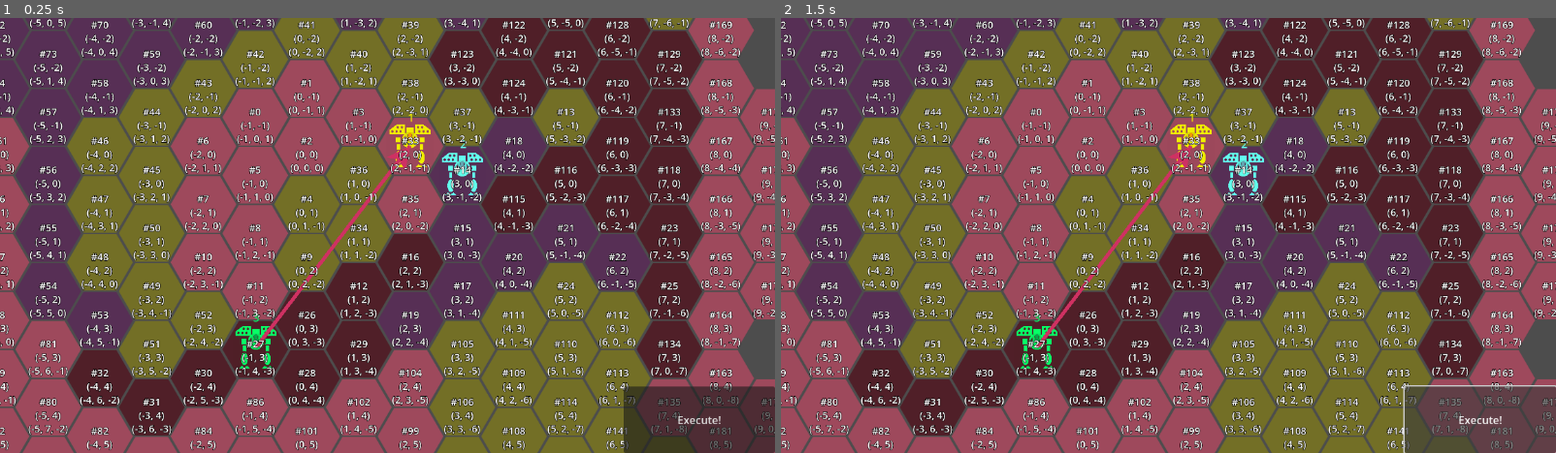
Above: before the commit, frames 1-2 (left to right).
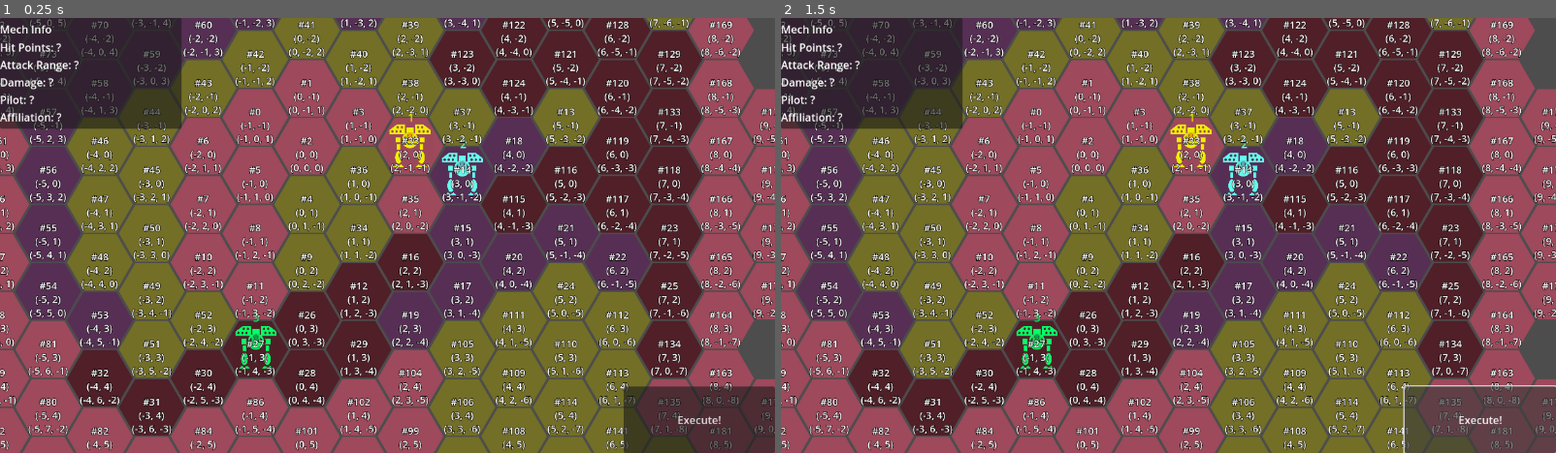
Above: after the commit, the same moments.

Repository: ArokhSlade/confetticore
Game: Godot game, scene res://experimental/gerald/input_architecture_test/test_game.tscn
Same seed, same stepped clock (60 frames per second), same inputs: the game is played once before the commit and once after it. This scene is started directly instead of the project's main scene.
Inputs:
- Up to frame 1 (0.25 s): no input
- Up to frame 2 (1.5 s): click "Execute!" at 0.5 s; click "Execute!" at 1.25 s

The runs differ from the first frame. In frame 1, 6.0% of the frame differs, in the area x 0-54%, y 0-76%; in frame 2, 6.0%.
Error after the commit: Attempt to call function 'collect_data' in base 'null instance' on a null instance. (res://ui/ui.gd:21)

Commit message:
(228) new scheme for moving data from game to ui/hud by adding "DataCollector" aggregate to Game
data collector extracts functionality from Game, to keep Game's concern focused on high level coordination.
GameData, get_data(), helper methods like get_all_orders() were moved into collector.
helper variables, i.e. cached references to objects deeper in the tree were also removed from Game
this applies recursively to helper methods and variables that had been added to lower level node scripts for the same purpose:
facilitating access to data that was only required (in a specific format) by hud, such as Level.get_all_mechs()

Diff:
--- /dev/null
+++ b/game/data_collector.gd
@@ -0,0 +1,26 @@
+extends Node
+
+
+@export var game : Game
+
+class GameData:
+	var ticks_per_turn = 0
+	var tick_count = 0
+	var orders = []
+	var selected_mech = null
+
+func collect_data():
+	var game_data = GameData.new()
+	game_data.tick_count = game.tick_count
+	game_data.ticks_per_turn = game.level.ticks_per_turn
+	game_data.orders = get_all_orders()
+	game_data.selected_mech = game.level.commanders.player_commander.player_input.selected_mech
+	return game_data
+
+
+func get_all_orders():
+	var mechs = game.level.commanders.get_mechs()
+	var orders = []
+	for mech : Mech in mechs:
+		orders.append(mech.order)
+	return orders
--- a/game/game.gd
+++ b/game/game.gd
@@ -1,62 +1,44 @@
 extends Node
 class_name Game
 
-@export var level : Level
 @export var tick_duration : float = .5
-@export var ui : UI
-@export var tick_timer : Timer
 
+@onready var ui = $UI
+@onready var level = $Level
+@onready var tick_timer = $TickTimer
+@onready var data_collector = $DataCollector
 
 var tick_count = 0
-var player_input : PlayerInput
-
-class GameData:
-	var ticks_per_turn = 0
-	var tick_count = 0
-	var orders = []
-	var selected_mech = null
-
 
 func _ready():
 	level.setup()
-	player_input = level.get_player_commander().player_input
-	var hex_map = level.get_hex_map()
+	var hex_map = level.hex_map
 
-	var player_commander = level.get_player_commander()
-	ui.setup(hex_map, player_commander)
+	ui.setup(hex_map, data_collector)
 	ui.switch_to_planning_mode()
-
 
 	DEBUG_initiate_planning_mode_for_the_first_time()
 
+
 func _process(_delta):
-	var game_data = GameData.new()
-	game_data.tick_count = tick_count
-	game_data.ticks_per_turn = level.ticks_per_turn
-	game_data.orders = _get_orders()
-	game_data.selected_mech = player_input.selected_mech
+	ui.update()
 
-	ui.update(game_data)
-
-func _get_orders():
-	var mechs = level.get_all_mechs()
-	var orders = []
-	for mech : Mech in mechs:
-		orders.append(mech.order)
-	return orders
 
 func DEBUG_initiate_planning_mode_for_the_first_time():
 	level.let_ai_give_orders()
+
 
 func start_execution_phase():
 	level.start_execution()
 	tick_timer.start(tick_duration)
 	ui.switch_to_execute_mode()
 
+
 func execute_tick():
 	level.execute_tick()
 	tick_count += 1
 	# ui.update_tick_count_display(tick_count, level.ticks_per_turn)
+
 
 func start_planning_phase():
 	level.stop_execution()
@@ -65,8 +47,10 @@
 	level.let_ai_give_orders()
 	ui.switch_to_planning_mode()
 
+
 func _on_ui_execute_phase_requested():
 	start_execution_phase()
+
 
 func _on_tick_timer_timeout():
 	assert(tick_count < level.ticks_per_turn)
--- a/game/game.tscn
+++ b/game/game.tscn
@@ -1,14 +1,12 @@
-[gd_scene load_steps=4 format=3 uid="uid://cbewjrret8wkg"]
+[gd_scene load_steps=5 format=3 uid="uid://cbewjrret8wkg"]
 
 [ext_resource type="Script" uid="uid://bkyplmgv0gi68" path="res://game/game.gd" id="1_fc0e3"]
 [ext_resource type="PackedScene" uid="uid://dqnfsgb18u6f6" path="res://level/level.tscn" id="2_h7iqs"]
+[ext_resource type="Script" uid="uid://bc5087ornvkxc" path="res://game/data_collector.gd" id="4_4fuuu"]
 [ext_resource type="PackedScene" uid="uid://bgauqy5f3cvfo" path="res://ui/ui.tscn" id="6_mfdv2"]
 
-[node name="Game" type="Node" node_paths=PackedStringArray("level", "ui", "tick_timer")]
+[node name="Game" type="Node"]
 script = ExtResource("1_fc0e3")
-level = NodePath("Level")
-ui = NodePath("UI")
-tick_timer = NodePath("TickTimer")
 
 [node name="Level" parent="." instance=ExtResource("2_h7iqs")]
 
@@ -16,5 +14,9 @@
 
 [node name="TickTimer" type="Timer" parent="."]
 
+[node name="DataCollector" type="Node" parent="." node_paths=PackedStringArray("game")]
+script = ExtResource("4_4fuuu")
+game = NodePath("..")
+
 [connection signal="execute_phase_requested" from="UI" to="." method="_on_ui_execute_phase_requested"]
 [connection signal="timeout" from="TickTimer" to="." method="_on_tick_timer_timeout"]
--- a/level/level.gd
+++ b/level/level.gd
@@ -1,7 +1,5 @@
 extends Node
 class_name Level
-
-const Hex = HexMap.Hex
 
 # TODO(Gerald 2025 08 22): do we really need this?
 enum GameState
@@ -9,18 +7,14 @@
 	PLAN,
 	EXECUTE
 }
-@onready var commanders = $Commanders
-
-@export var state = GameState.PLAN
-@export var hex_map : HexMap
 @export var tick_timer : Timer
 @export var ticks_per_turn : int = 5
+@export var state = GameState.PLAN
 
-func get_player_commander():
-	return commanders.player_commander
+@onready var commanders = $Commanders
+@onready var hex_map = $HexMap
 
-func get_hex_map():
-	return hex_map
+const Hex = HexMap.Hex
 
 func setup():
 	commanders.setup(hex_map)
@@ -49,7 +43,3 @@
 
 func let_ai_give_orders():
 	commanders.let_ai_give_orders()
-
-func get_all_mechs():
-	var result = commanders.get_mechs()
-	return result
--- a/level/level.tscn
+++ b/level/level.tscn
@@ -41,9 +41,8 @@
 custom_data_layer_0/type = 3
 sources/2 = SubResource("TileSetAtlasSource_8yx6j")
 
-[node name="Level" type="Node2D" node_paths=PackedStringArray("hex_map")]
+[node name="Level" type="Node2D"]
 script = ExtResource("1_0v1st")
-hex_map = NodePath("HexMap")
 
 [node name="HexMap" type="TileMapLayer" parent="."]
 tile_map_data = PackedByteArray("AAD/////AgAAAAAAAAAAAP//AgAAAAAAAAAAAAAAAgAAAAAAAAABAP//AgAAAAAAAAAAAAEAAgAAAAAAAgD//w …(3792 unchanged characters)…
--- a/ui/hud/hud.gd
+++ b/ui/hud/hud.gd
@@ -1,7 +1,5 @@
 extends Node
 class_name HUD
-
-const GameData = Game.GameData
 
 signal execute_button_pressed
 
--- a/ui/hud/mode/hud_mode.gd
+++ b/ui/hud/mode/hud_mode.gd
@@ -1,8 +1,5 @@
 extends Node
 class_name HUDMode
-
-const GameData = Game.GameData
-const UIData = UI.UIData
 
 @export var hud : HUD
 
--- a/ui/ui.gd
+++ b/ui/ui.gd
@@ -1,7 +1,5 @@
 extends Node
 class_name UI
-
-const GameData = Game.GameData
 
 signal execute_phase_requested
 signal order_created(order)
@@ -9,16 +7,18 @@
 @export var player_commander : Commander
 
 @onready var hud = $HUD
-@onready var player_input = $PlayerInput
 
-class UIData:
-	var selected_mech : Mech = null
+var data_collector : DataCollector
 
-func setup(hex_map, player_commander):
-	#player_input.setup(hex_map, player_commander)
+const DataCollector = preload("res://game/data_collector.gd")
+
+
+func setup(hex_map, data_collector):
+	self.data_collector = data_collector
 	hud.setup(hex_map)
 
-func update(game_data):
+func update():
+	var game_data = data_collector.collect_data()
 	hud.update(game_data)
 
 func switch_to_planning_mode():
Not shown, added: game/data_collector.gd.uid
